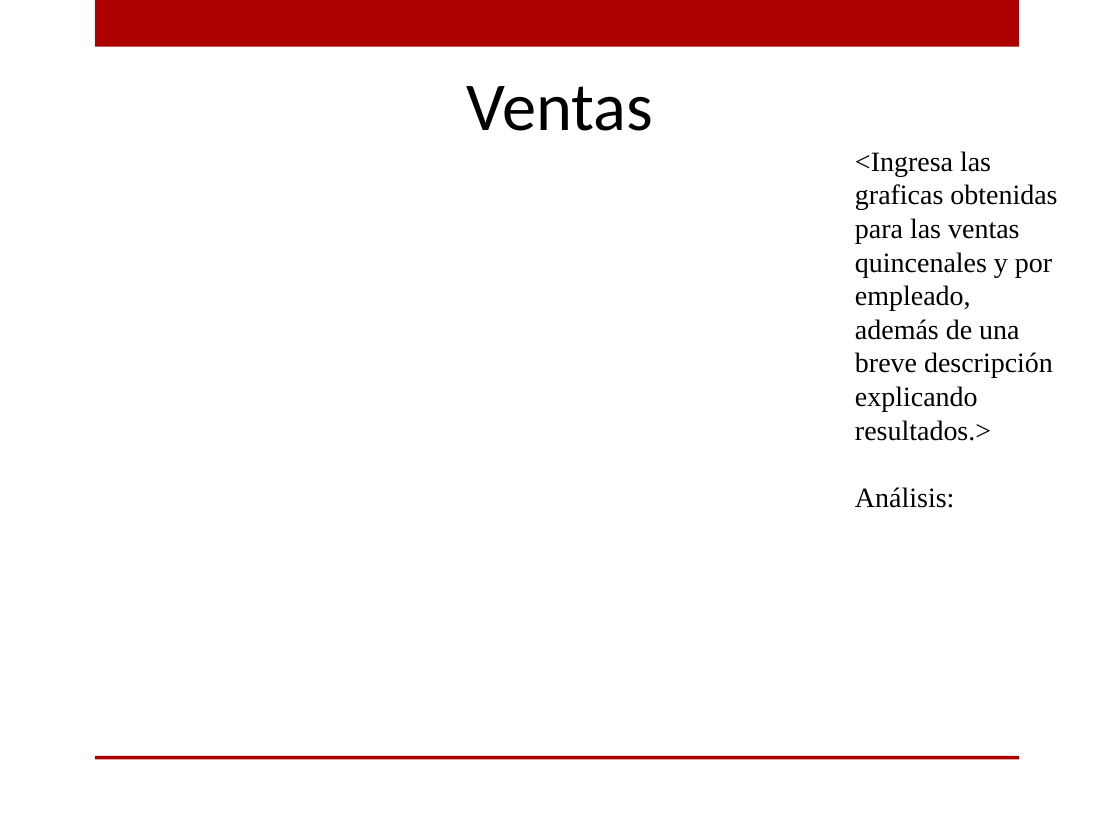
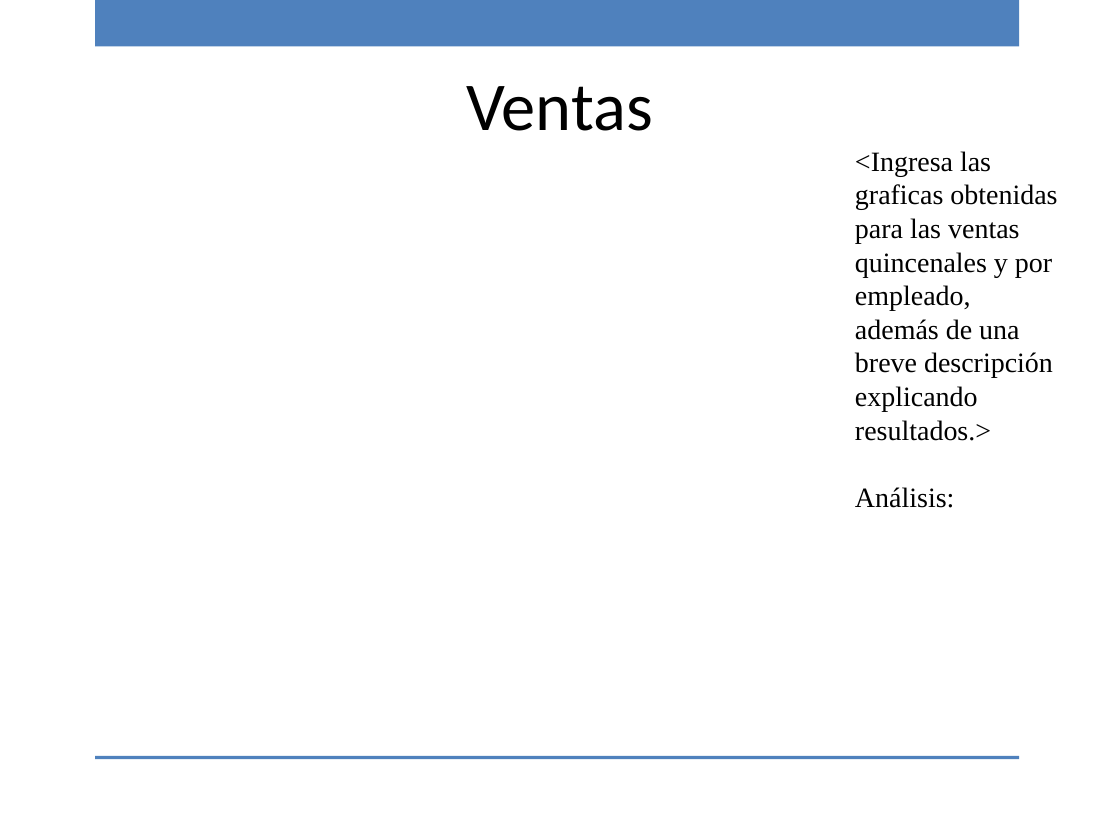
Before and after one commit to ricardo-novelasos/SOSQTP, a slide deck: slide 10 of Organización/Métricas y monitoreo/PTL_Reporte_monitoreo.pptx. Drawn at 1120x840 pixels with LibreOffice and Linux fonts; fonts in the diff are those of the drawing; background and template pictures are left out. Boxes give left, top, right and bottom in pixels: in the first picture for what was removed or moved away, otherwise in the second. Text is boxed around its words. In the diff, an @@ line names an element or a change of style, - is before the commit and + after.

```diff
--- a/Organización/Métricas y monitoreo/PTL_Reporte_monitoreo.pptx
+++ b/Organización/Métricas y monitoreo/PTL_Reporte_monitoreo.pptx
@@ rectangle at <box>95,0,1019,47</box>: fill #AD0101 to #4F81BD @@
@@ rectangle at <box>95,756,1019,759</box>: fill #AD0101 to #4F81BD @@
```
Also in this commit, not shown: 10 other slides changed, 1 slide removed.
